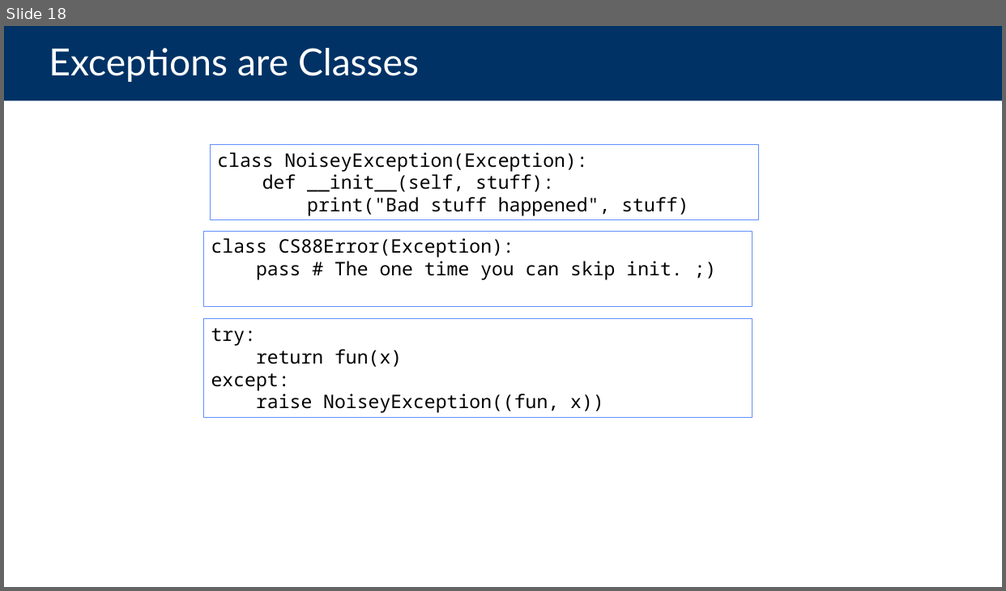
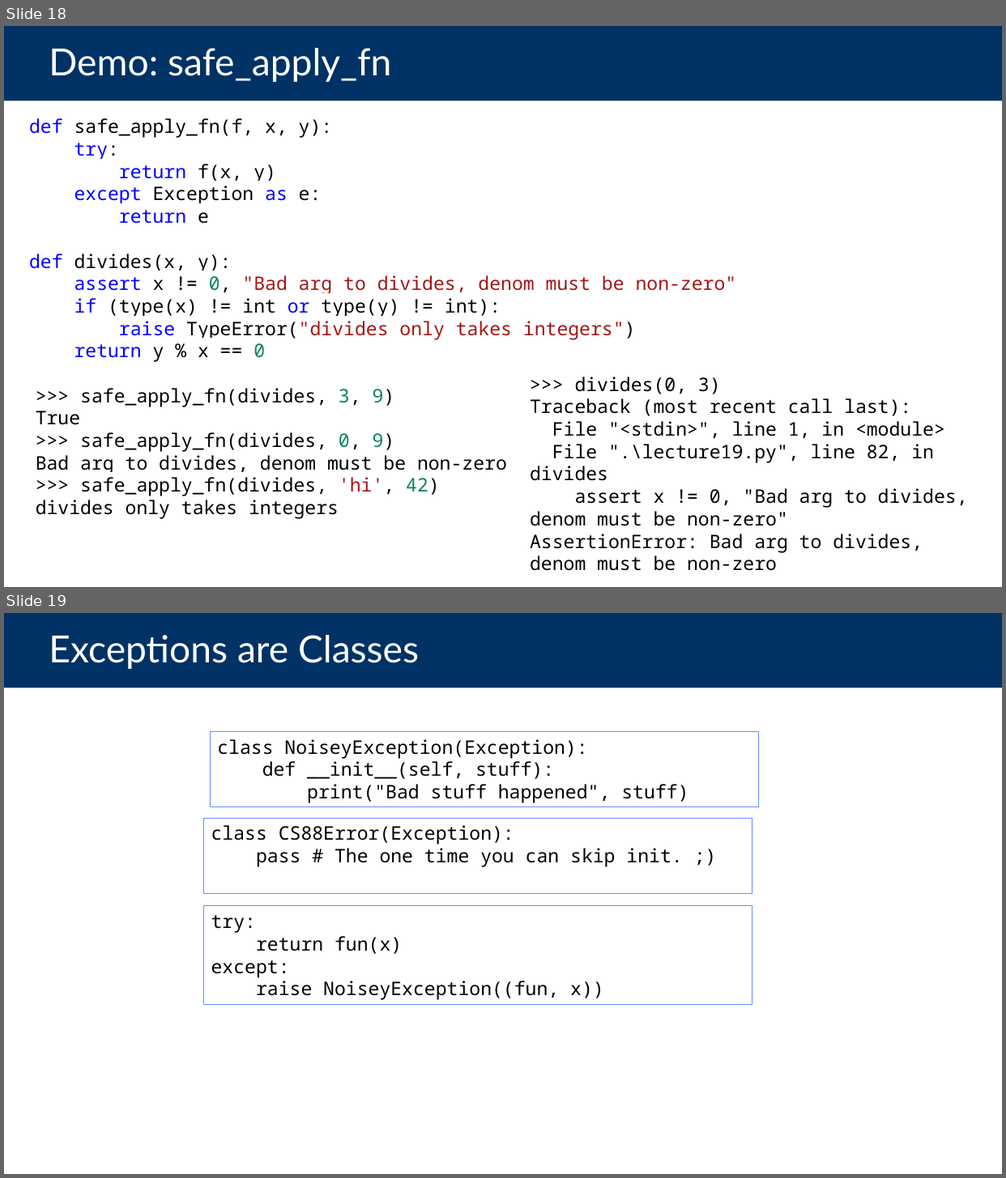
Before and after one commit to cs88-website/su24, a slide deck: assets/slides/su24/19-Exceptions.pptx. Shown one above the other, each under a label of ours: slide 18 before the commit, slides 18 and 19 after it. The pictures are 1006x591 and 1006x1178 pixels, drawn with LibreOffice and Linux fonts; fonts in the diff are those of the drawing. Boxes give left, top, right and bottom in pixels: in the first picture for what was removed or moved away, otherwise in the second. Text is boxed around its words. In the diff, an @@ line names an element or a change of style, - is before the commit and + after.

```diff
--- a/assets/slides/su24/19-Exceptions.pptx
+++ b/assets/slides/su24/19-Exceptions.pptx
@@ slide 18 added at (4, 26, 1002, 587), background #FFFFFF @@
@@ title added at (4, 26, 1002, 101), fill #003265, 36 pt, text #FFFFFF @@
+Demo: safe_apply_fn
@@ text added at (29, 118, 737, 362), 18 pt, text #000000 @@
+def safe_apply_fn(f, x, y):
+try:
+return f(x, y)
+except Exception as e:
+return e
+def divides(x, y):
+assert x != 0, "Bad arg to divides, denom must be non-zero"
+if (type(x) != int or type(y) != int):
+raise TypeError("divides only takes integers")
+return y % x == 0
@@ text added at (36, 388, 507, 519), 18 pt, text #000000 @@
+>>> safe_apply_fn(divides, 3, 9)
+True
+>>> safe_apply_fn(divides, 0, 9)
+Bad arg to divides, denom must be non-zero
+>>> safe_apply_fn(divides, 'hi', 42)
+divides only takes integers
@@ text added at (530, 377, 968, 571), 18 pt, text #000000 @@
+>>> divides(0, 3)
+Traceback (most recent call last):
+File "<stdin>", line 1, in <module>
+File ".\lecture19.py", line 82, in divides
+assert x != 0, "Bad arg to divides, denom must be non-zero"
+AssertionError: Bad arg to divides, denom must be non-zero
@@ what was slide 18 is now slide 19 @@
```
Also in this commit, not shown: 7 slides changed, 5 other slides added, 6 slides removed, 10 other files.
